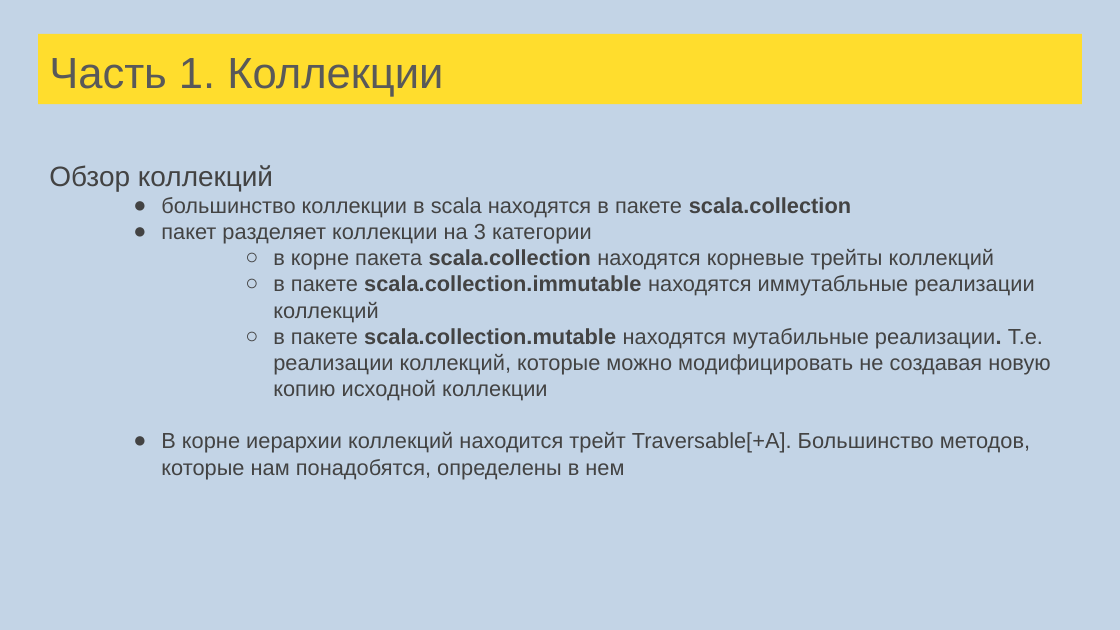
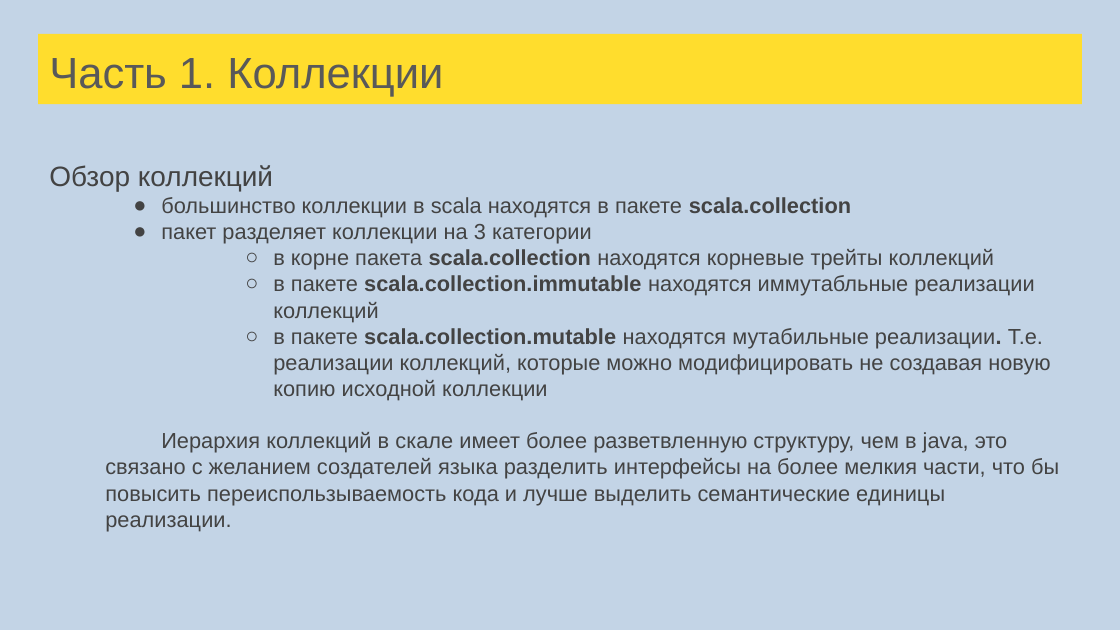
Before and after one commit to sergeypopov83/scala-school, a slide deck: slide 49 of src/main/resources/Лекции Scala для FinTech.pptx. Drawn at 1120x630 pixels with LibreOffice and Linux fonts; fonts in the diff are those of the drawing. Boxes give left, top, right and bottom in pixels: in the first picture for what was removed or moved away, otherwise in the second. Text is boxed around its words. In the diff, an @@ line names an element or a change of style, - is before the commit and + after.

```diff
--- a/src/main/resources/Лекции Scala для FinTech.pptx
+++ b/src/main/resources/Лекции Scala для FinTech.pptx
@@ text at (x1=105, y1=432, x2=1059, y2=532): text changed @@
-● В корне иерархии коллекций находится трейт Traversable[+A]. Большинство методов, которые нам понадобятся, определены в нем
+Иерархия коллекций в скале имеет более разветвленную структуру, чем в java, это связано с желанием создателей языка разделить интерфейсы на более мелкия части, что бы повысить переиспользываемость кода и лучше выделить семантические единицы реализации.
```
Also in this commit, not shown: 4 other slides changed, 17 slides added, 1 slide removed, 16 other files.
